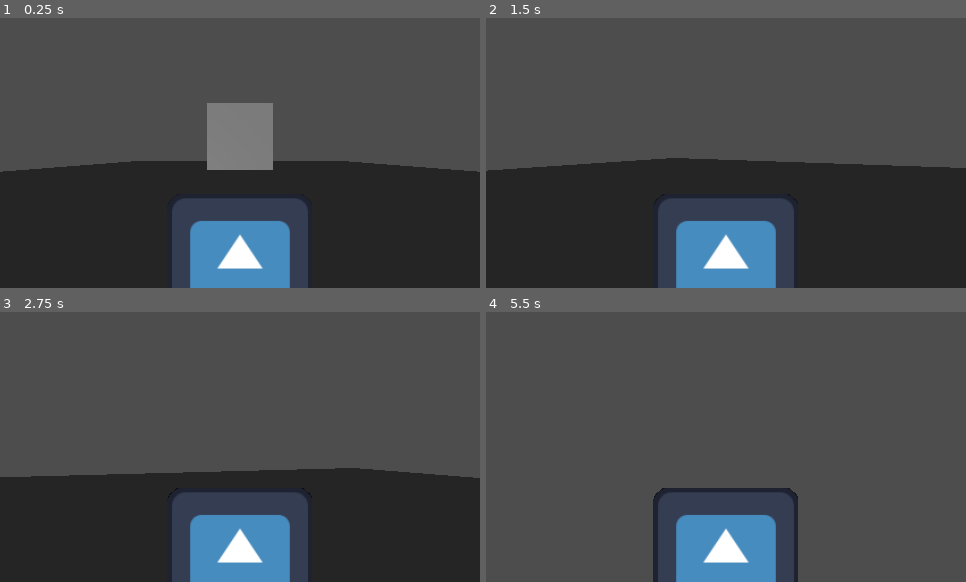
Above: before the commit, frames 1-4 (two rows, left to right).
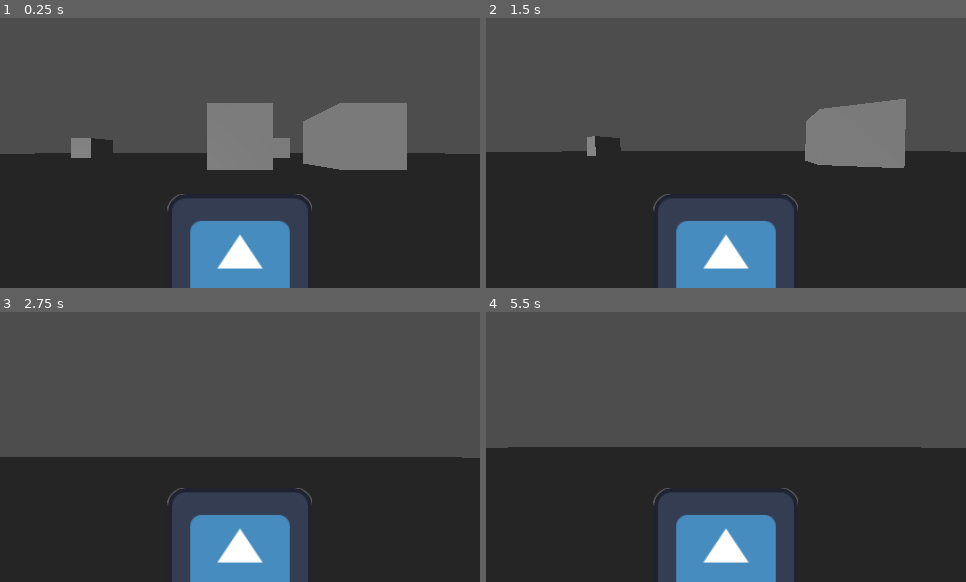
Above: after the commit, the same moments.

Repository: n-gw-s/ld57
Game: Godot game, scene res://Scenes/main.tscn
The game is run twice, just before and just after one commit, with the same random seed, the same clock (stepped at 60 frames per second) and the same inputs. The engine's default icon, where the game draws it, is replaced by a stand-in: a white triangle on a blue panel in a dark square.
Inputs (mouse positions are in pixels of both pictures, inside the frame that each line leads up to):
- Up to frame 1 (0.25 s): no input
- Up to frame 2 (1.5 s): tap Enter at 0.5 s; move the mouse to (750, 153) at 0.52 s; press the mouse at (750, 153) at 0.53 s; hold W (MoveForward) from 0.53 s (still down); tap Space (Jump) at 0.77 s; move the mouse to (702, 153) at 1.27 s; release the mouse at (702, 153) at 1.28 s; click (702, 153) at 1.35 s
- Up to frame 3 (2.75 s): keep holding W (MoveForward); tap Space (Jump) at 1.52 s; move the mouse to (249, 441) at 2.02 s; press the mouse at (249, 441) at 2.03 s
- Up to frame 4 (5.5 s): keep holding W (MoveForward); move the mouse to (721, 452) at 2.77 s; release the mouse at (721, 452) at 2.78 s; click (721, 452) at 2.85 s; tap Space (Jump) at 3.02, 3.77, 4.52 s; move the mouse to (764, 449) at 3.52 s; press the mouse at (764, 449) at 3.53 s; move the mouse to (687, 444) at 4.27 s; release the mouse at (687, 444) at 4.28 s; click (687, 444) at 4.35 s; move the mouse to (730, 447) at 5.02 s; press the mouse at (730, 447) at 5.03 s

The runs differ from the first frame. In frame 1, 8.6% of the frame differs, in the area x 0-100%, y 31-72%; in frame 2, 8.6%; in frame 3, 5.9%; in frame 4, 40%, in the area x 0-100%, y 50-100%.

Commit message:
weee lines go zoom, bhopping
move cam lean to process

Diff:
--- /dev/null
+++ b/AnimatedTextures/anim_line.tres
@@ -0,0 +1,30 @@
+[gd_resource type="AnimatedTexture" load_steps=9 format=3 uid="uid://chduf85vf5ega"]
+
+[ext_resource type="Texture2D" uid="uid://cgl1txd68e50i" path="res://Textures/anim_line_0.png" id="1_p0xrq"]
+[ext_resource type="Texture2D" uid="uid://bob38v2ewi3qo" path="res://Textures/anim_line_1.png" id="2_6jnx3"]
+[ext_resource type="Texture2D" uid="uid://bdfentd31yngy" path="res://Textures/anim_line_2.png" id="3_xvhhf"]
+[ext_resource type="Texture2D" uid="uid://dptxqkcrfgfvv" path="res://Textures/anim_line_3.png" id="4_bpe3g"]
+[ext_resource type="Texture2D" uid="uid://x0tfl7y3dl4m" path="res://Textures/anim_line_4.png" id="5_ci5kf"]
+[ext_resource type="Texture2D" uid="uid://dm6depw4pv7w5" path="res://Textures/anim_line_5.png" id="6_ye0eh"]
+[ext_resource type="Texture2D" uid="uid://cm6rby21pnj5l" path="res://Textures/anim_line_6.png" id="7_ed1c2"]
+[ext_resource type="Texture2D" uid="uid://8ntqdlakjxjf" path="res://Textures/anim_line_7.png" id="8_vvact"]
+
+[resource]
+resource_local_to_scene = true
+frames = 8
+speed_scale = 60.0
+frame_0/texture = ExtResource("1_p0xrq")
+frame_1/texture = ExtResource("2_6jnx3")
+frame_1/duration = 1.0
+frame_2/texture = ExtResource("3_xvhhf")
+frame_2/duration = 1.0
+frame_3/texture = ExtResource("4_bpe3g")
+frame_3/duration = 1.0
+frame_4/texture = ExtResource("5_ci5kf")
+frame_4/duration = 1.0
+frame_5/texture = ExtResource("6_ye0eh")
+frame_5/duration = 1.0
+frame_6/texture = ExtResource("7_ed1c2")
+frame_6/duration = 1.0
+frame_7/texture = ExtResource("8_vvact")
+frame_7/duration = 1.0
--- /dev/null
+++ b/Scenes/anim_line.tscn
@@ -0,0 +1,34 @@
+[gd_scene load_steps=6 format=3 uid="uid://d4ihnbi5i7cmj"]
+
+[ext_resource type="Texture2D" uid="uid://chduf85vf5ega" path="res://AnimatedTextures/anim_line.tres" id="1_s53bk"]
+[ext_resource type="Script" uid="uid://cixu8yisbkq8w" path="res://Scripts/anim_line.gd" id="2_gdsyt"]
+
+[sub_resource type="ParticleProcessMaterial" id="ParticleProcessMaterial_gdsyt"]
+emission_shape = 3
+emission_box_extents = Vector3(1, 1, 0.1)
+spread = 0.0
+initial_velocity_min = 8.0
+initial_velocity_max = 16.0
+gravity = Vector3(0, 0, 0)
+
+[sub_resource type="StandardMaterial3D" id="StandardMaterial3D_6mlis"]
+transparency = 1
+cull_mode = 2
+shading_mode = 0
+albedo_texture = ExtResource("1_s53bk")
+texture_filter = 0
+texture_repeat = false
+
+[sub_resource type="QuadMesh" id="QuadMesh_60kgy"]
+material = SubResource("StandardMaterial3D_6mlis")
+size = Vector2(0.5, 0.063)
+
+[node name="AnimLine" type="GPUParticles3D"]
+layers = 2
+emitting = false
+lifetime = 0.13
+one_shot = true
+explosiveness = 1.0
+process_material = SubResource("ParticleProcessMaterial_gdsyt")
+draw_pass_1 = SubResource("QuadMesh_60kgy")
+script = ExtResource("2_gdsyt")
--- a/Scenes/player.tscn
+++ b/Scenes/player.tscn
@@ -1,8 +1,9 @@
-[gd_scene load_steps=7 format=3 uid="uid://cfgqlkrr7eks3"]
+[gd_scene load_steps=8 format=3 uid="uid://cfgqlkrr7eks3"]
 
 [ext_resource type="Script" uid="uid://7jonov4nvurj" path="res://Scripts/player.gd" id="1_cvnsp"]
 [ext_resource type="Environment" uid="uid://bmtprq0lojrbr" path="res://Environments/env.tres" id="2_6t5aa"]
 [ext_resource type="Texture2D" uid="uid://cmmmn0u5vgaag" path="res://Textures/icon.svg" id="3_6t5aa"]
+[ext_resource type="PackedScene" uid="uid://d4ihnbi5i7cmj" path="res://Scenes/anim_line.tscn" id="3_vgqql"]
 
 [sub_resource type="Curve" id="Curve_cvnsp"]
 _data = [Vector2(0, 1), 0.0, 0.0, 0, 0, Vector2(1, 0), 0.0, 0.0, 0, 0]
@@ -11,9 +12,6 @@
 [sub_resource type="CapsuleShape3D" id="CapsuleShape3D_vgqql"]
 
 [sub_resource type="Environment" id="Environment_vgqql"]
-background_mode = 4
-ambient_light_source = 1
-reflected_light_source = 1
 
 [node name="Player" type="CharacterBody3D"]
 floor_constant_speed = true
@@ -59,9 +57,19 @@
 environment = SubResource("Environment_vgqql")
 fov = 100.0
 
+[node name="AnimLineLeft" parent="Camera3D/SubViewportContainer/SubViewport/View" instance=ExtResource("3_vgqql")]
+transform = Transform3D(-0.173648, 0, -0.984808, 0, 1, 0, 0.984808, 0, -0.173648, -1, 0, -1)
+
+[node name="AnimLineRight" parent="Camera3D/SubViewportContainer/SubViewport/View" instance=ExtResource("3_vgqql")]
+transform = Transform3D(0.173648, 0, -0.984808, 0, 1, 0, 0.984808, 0, 0.173648, 1, 0, -1)
+
 [node name="Hands" type="Node3D" parent="Camera3D/SubViewportContainer/SubViewport"]
 transform = Transform3D(1, 0, 0, 0, 1, 0, 0, 0, 1, 0, -0.5, -1)
 
 [node name="Sprite3D" type="Sprite3D" parent="Camera3D/SubViewportContainer/SubViewport/Hands"]
 layers = 2
 texture = ExtResource("3_6t5aa")
+
+[node name="BunnyHopTimer" type="Timer" parent="."]
+wait_time = 0.67
+one_shot = true
--- a/Scenes/sandbox.tscn
+++ b/Scenes/sandbox.tscn
@@ -5,14 +5,34 @@
 [sub_resource type="BoxMesh" id="BoxMesh_2b6ht"]
 
 [sub_resource type="BoxShape3D" id="BoxShape3D_d7bho"]
-size = Vector3(32, 0.5, 32)
+size = Vector3(1024, 0.5, 1024)
 
 [sub_resource type="BoxMesh" id="BoxMesh_y0mvb"]
-size = Vector3(32, 1, 32)
+size = Vector3(1024, 1, 1024)
 
 [node name="Sandbox" type="Node3D"]
 
 [node name="MeshInstance3D" type="MeshInstance3D" parent="."]
+mesh = SubResource("BoxMesh_2b6ht")
+
+[node name="MeshInstance3D2" type="MeshInstance3D" parent="."]
+transform = Transform3D(1, 0, 0, 0, 1, 0, 0, 0, 1, 2, 0, 0)
+mesh = SubResource("BoxMesh_2b6ht")
+
+[node name="MeshInstance3D3" type="MeshInstance3D" parent="."]
+transform = Transform3D(1, 0, 0, 0, 1, 0, 0, 0, 1, 2, 0, -4)
+mesh = SubResource("BoxMesh_2b6ht")
+
+[node name="MeshInstance3D4" type="MeshInstance3D" parent="."]
+transform = Transform3D(1, 0, 0, 0, 1, 0, 0, 0, 1, -8, 0, -4)
+mesh = SubResource("BoxMesh_2b6ht")
+
+[node name="MeshInstance3D5" type="MeshInstance3D" parent="."]
+transform = Transform3D(1, 0, 0, 0, 1, 0, 0, 0, 1, -8, 0, 6)
+mesh = SubResource("BoxMesh_2b6ht")
+
+[node name="MeshInstance3D6" type="MeshInstance3D" parent="."]
+transform = Transform3D(1, 0, 0, 0, 1, 0, 0, 0, 1, -1, 0, 6)
 mesh = SubResource("BoxMesh_2b6ht")
 
 [node name="Player" parent="." instance=ExtResource("1_d7bho")]
--- /dev/null
+++ b/Scripts/anim_line.gd
@@ -0,0 +1,5 @@
+extends GPUParticles3D
+
+func play() -> void:
+	restart()
+	((draw_pass_1 as QuadMesh).material.albedo_texture as AnimatedTexture).current_frame = 0
--- /dev/null
+++ b/Scripts/particles_free.gd
@@ -0,0 +1,7 @@
+extends GPUParticles3D
+
+func _ready() -> void:
+	connect("finished", _on_finished)
+
+func _on_finished() -> void:
+	queue_free()
--- a/Scripts/player.gd
+++ b/Scripts/player.gd
@@ -4,6 +4,12 @@
 @export var Speed: float = 4.0
 @export var JumpCurve: Curve
 @export var JumpVelocity: float = 6.33
+@export var AirFriction: float = 0.85
+@export var BunnyHopMultiplier: float = 2.0
+@export var BunnyHopMax: float = 4.0
+@export var BunnyHopDeceleration: float = 4.0
+@export var BunnyHopGravityMultiplierMin: float = 0.95
+@export var BunnyHopAirFrictionToGravityMultiplier: float = 0.33
 @export_subgroup("Camera")
 @export var LeanAmountDegrees: float = 2.0
 @export var LeanSpeed: float = 16.0
@@ -21,7 +27,15 @@
 var jump_t: float
 var jumping: bool
 
+var current_air_friction: float
+
+var was_on_floor: bool
+
 @onready var cam: Camera3D = $Camera3D
+@onready var view_cam: Camera3D = $Camera3D/SubViewportContainer/SubViewport/View
+@onready var bhop_timer: Timer = $BunnyHopTimer
+@onready var lines_left: GPUParticles3D = $Camera3D/SubViewportContainer/SubViewport/View/AnimLineLeft
+@onready var lines_right: GPUParticles3D = $Camera3D/SubViewportContainer/SubViewport/View/AnimLineRight
 
 func take_input() -> void:
 	input_move = Input.get_vector("MoveLeft", "MoveRight", "MoveBackward", "MoveForward")
@@ -46,10 +60,14 @@
 	right.y = 0
 	right = right.normalized()
 
-	# Ground velocity calc
+	# Horizontal velocity calc
 	var v: Vector3 = vel_calc(input_move, fwd, right, Speed)
 	velocity.x = v.x
 	velocity.z = v.z
+
+	if !is_on_floor() || current_air_friction > AirFriction:
+		velocity.x *= current_air_friction
+		velocity.z *= current_air_friction
 
 	if input_just_jump:
 		jump()
@@ -64,12 +82,17 @@
 	if is_on_floor():
 		jumping = false
 		velocity.y = 0
+		current_air_friction = move_toward(current_air_friction, AirFriction, delta * BunnyHopDeceleration)
+
+		if !was_on_floor:
+			bhop_timer.start()
 	else:
-		velocity += get_gravity()
+		var grav_mod: float = 1.0
+		if current_air_friction > 1.0:
+			grav_mod = clamp((1.0 / (current_air_friction * BunnyHopAirFrictionToGravityMultiplier)), BunnyHopGravityMultiplierMin, 1.0)
+		velocity += get_gravity() * grav_mod
 
-	# Cam lean
-	cam.rotation_degrees.z = move_toward(cam.rotation_degrees.z, -input_move.x * LeanAmountDegrees, delta * LeanSpeed)
-
+	was_on_floor = is_on_floor()
 
 func jump() -> void:
 	if jumping:
@@ -78,23 +101,32 @@
 	jumping = true
 	jump_t = 0.0
 
+	if !bhop_timer.is_stopped():
+		current_air_friction = clamp(current_air_friction * BunnyHopMultiplier, AirFriction, BunnyHopMax)
+		lines_left.play()
+		lines_right.play()
+
 func _ready() -> void:
 	Input.mouse_mode = Input.MOUSE_MODE_CAPTURED
+
+	current_air_friction = AirFriction
 
 func _input(event: InputEvent) -> void:
 	if event is InputEventMouseMotion && Input.mouse_mode == Input.MOUSE_MODE_CAPTURED:
 		cam.global_rotation_degrees.x = clamp(cam.global_rotation_degrees.x - event.relative.y * look_speed, -x_look_clamp_degrees, x_look_clamp_degrees)
 		global_rotation_degrees.y = global_rotation_degrees.y - event.relative.x * look_speed
 
-func _process(_delta: float) -> void:
+func _process(delta: float) -> void:
 	if Input.is_key_pressed(KEY_ESCAPE):
 		Input.mouse_mode = Input.MOUSE_MODE_VISIBLE
 	if Input.is_action_just_pressed("Fire"):
 		Input.mouse_mode = Input.MOUSE_MODE_CAPTURED
+
+	# Cam lean
+	cam.rotation_degrees.z = move_toward(cam.rotation_degrees.z, -input_move.x * LeanAmountDegrees, delta * LeanSpeed)
 
 func _physics_process(delta: float) -> void:
 	take_input()
 	begin_step(delta)
 	move_and_slide()
 	end_step(delta)
-	print(get_real_velocity())
Not shown, added: Scripts/anim_line.gd.uid
Not shown, added: Scripts/particles_free.gd.uid
Binary file added: Textures/anim_line_0.png
Not shown, added: Textures/anim_line_0.png.import
Binary file added: Textures/anim_line_1.png
Not shown, added: Textures/anim_line_1.png.import
Binary file added: Textures/anim_line_2.png
Not shown, added: Textures/anim_line_2.png.import
Binary file added: Textures/anim_line_3.png
Not shown, added: Textures/anim_line_3.png.import
Binary file added: Textures/anim_line_4.png
Not shown, added: Textures/anim_line_4.png.import
(and 6 more such lines)
